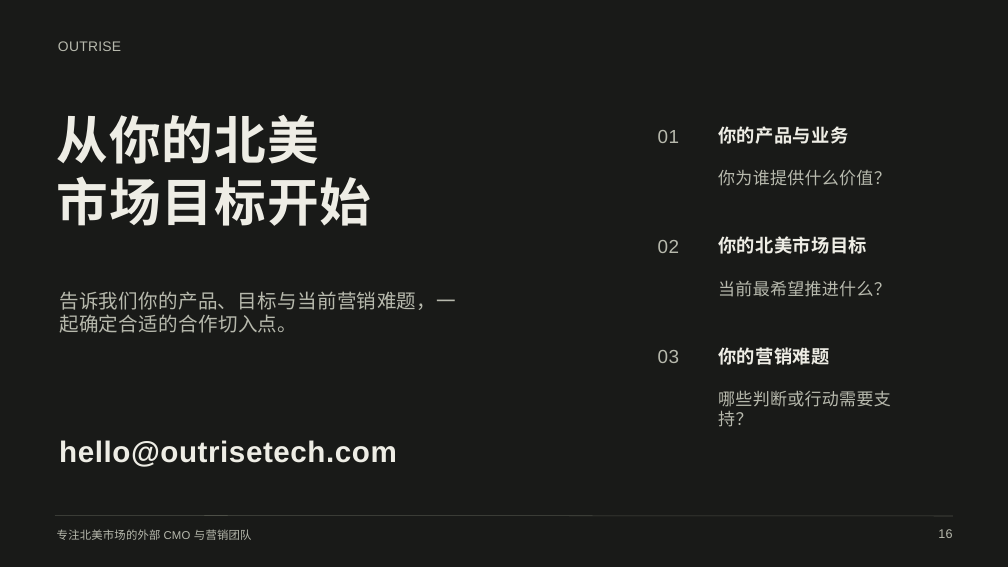
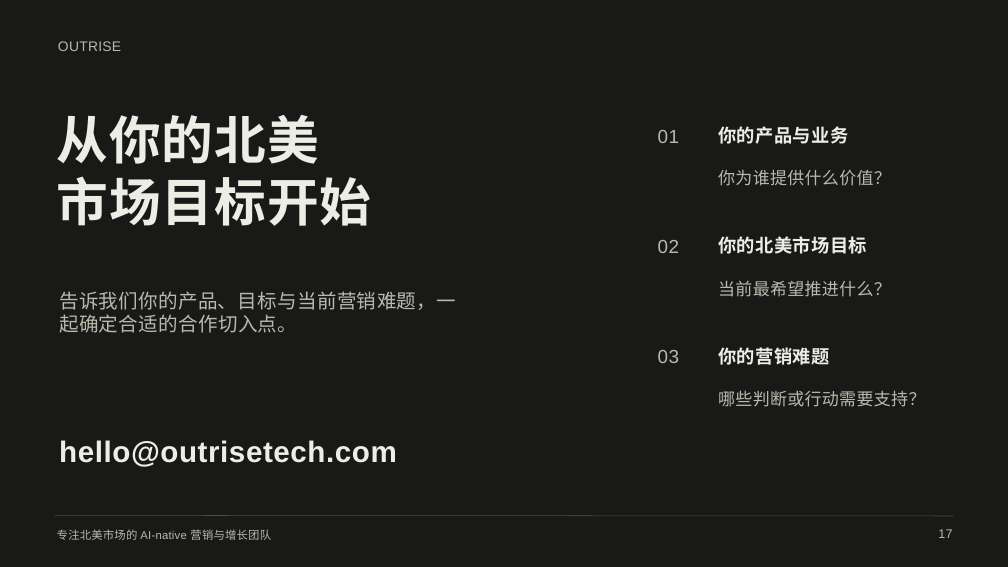
Before and after one commit to Outrise-development/outrise-ontology, a slide deck: slide 17 of docs/presentations/outrise-company-introduction/output/Outrise-Company-Introduction-Canva.pptx (slide 16 before the commit). Drawn at 1008x567 pixels with LibreOffice and Linux fonts; fonts in the diff are those of the drawing. Boxes give left, top, right and bottom in pixels: in the first picture for what was removed or moved away, otherwise in the second. Text is boxed around its words. In the diff, an @@ line names an element or a change of style, - is before the commit and + after.

```diff
--- a/docs/presentations/outrise-company-introduction/output/Outrise-Company-Introduction-Canva.pptx
+++ b/docs/presentations/outrise-company-introduction/output/Outrise-Company-Introduction-Canva.pptx
@@ text at [718,390,925,407]: text changed @@
-哪些判断或行动需要支
-持？
+哪些判断或行动需要支持？
@@ text at [57,529,271,540]: text changed @@
-专注北美市场的外部 CMO 与营销团队
+专注北美市场的 AI-native 营销与增长团队
@@ text at [938,529,952,538]: text changed @@
-16
+17
```
Also in this commit, not shown: 15 other slides changed, 1 slide added, 7 other files.
